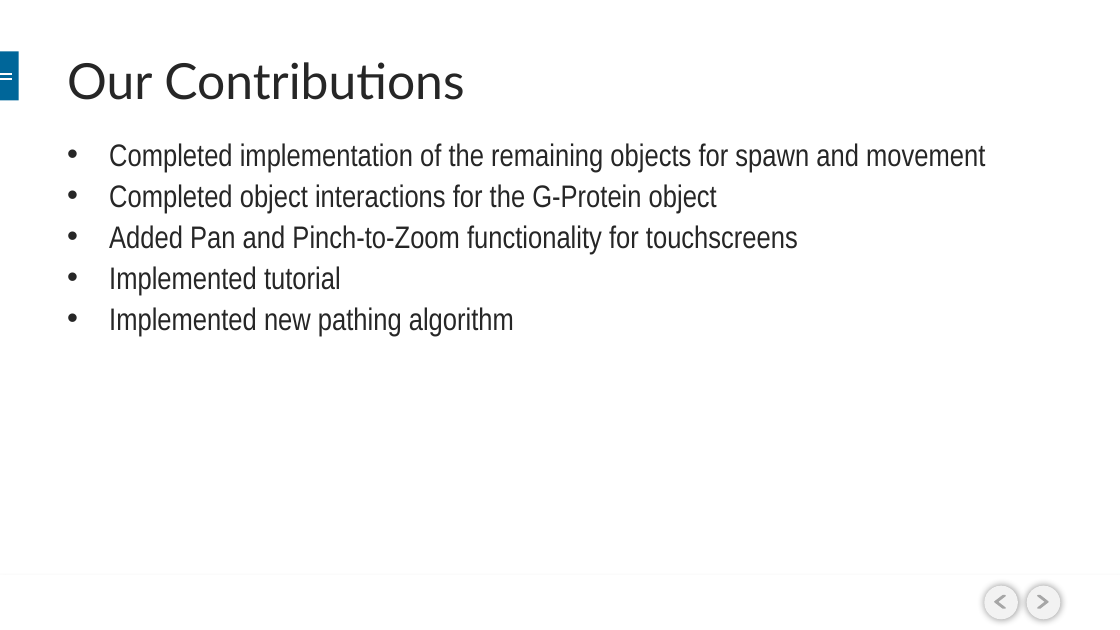
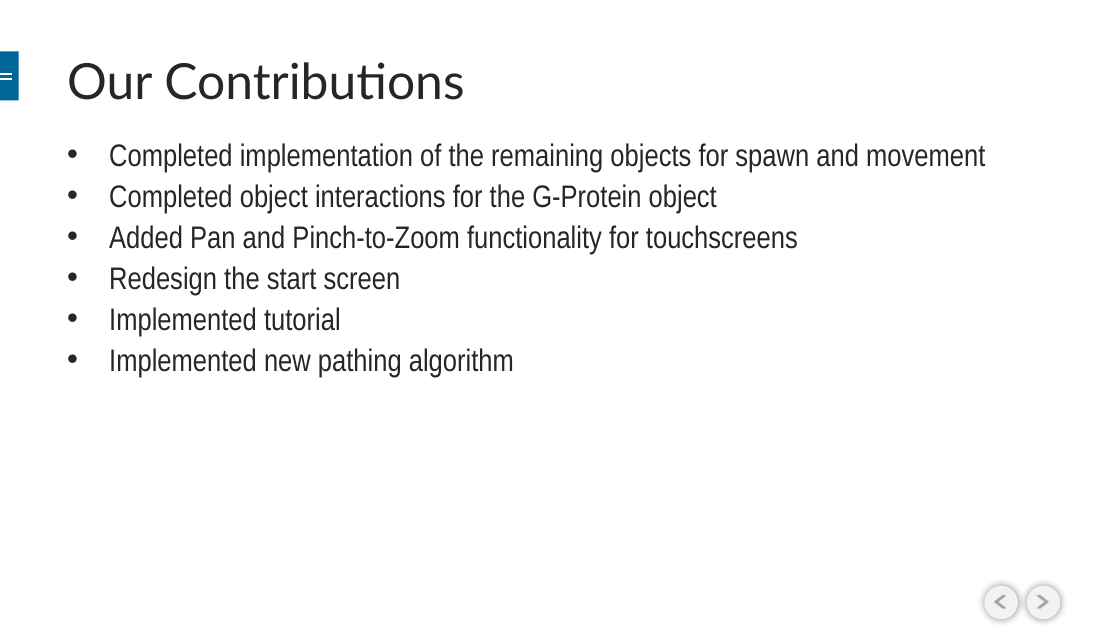
Before and after one commit to BioRubeBotProject/2015-Fall, a slide deck: slide 6 of Documents/BioRubeBot Project Summer 2015 Final Presentation.pptx. Drawn at 1120x630 pixels with LibreOffice and Linux fonts; fonts in the diff are those of the drawing; background and template pictures are left out. Boxes give left, top, right and bottom in pixels: in the first picture for what was removed or moved away, otherwise in the second. Text is boxed around its words. In the diff, an @@ line names an element or a change of style, - is before the commit and + after.

```diff
--- a/Documents/BioRubeBot Project Summer 2015 Final Presentation.pptx
+++ b/Documents/BioRubeBot Project Summer 2015 Final Presentation.pptx
@@ text at bbox=[109, 266, 401, 295]: paragraph added @@
+• Redesign the start screen
```
Also in this commit, not shown: 2 other slides changed, 4 other files.
